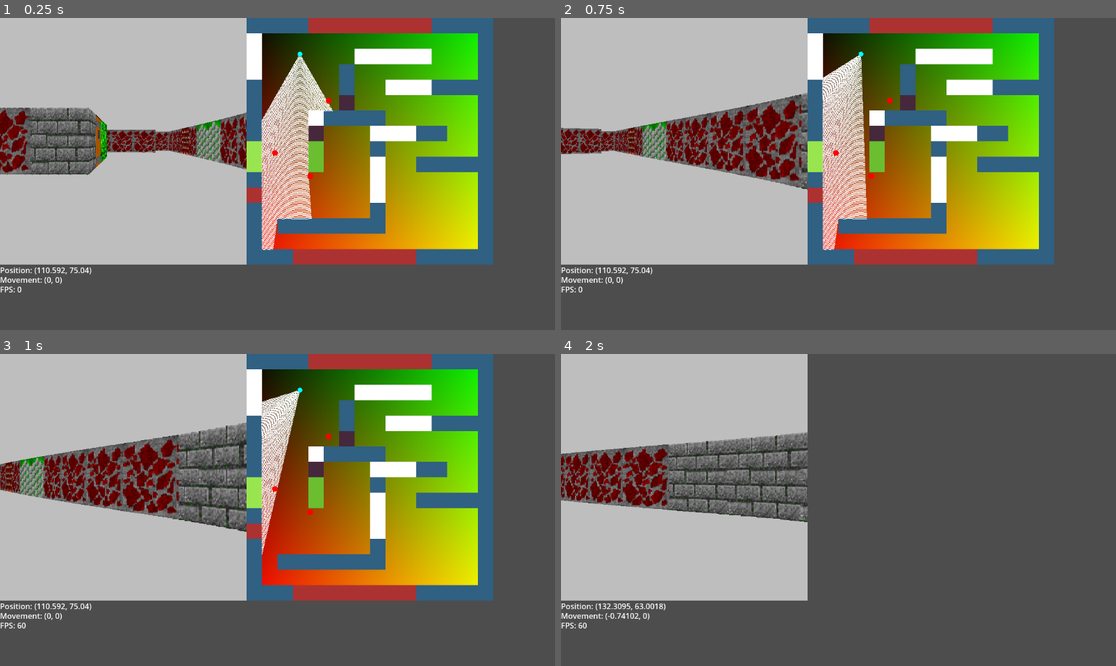
Above: before the commit, frames 1-4 (two rows, left to right).
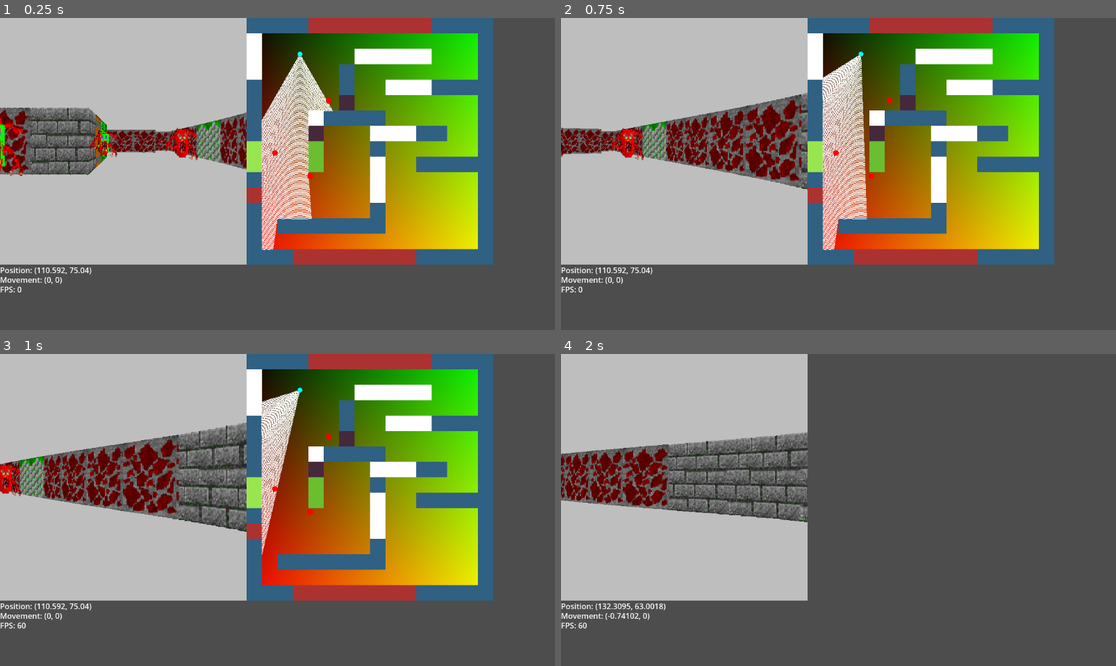
Above: after the commit, the same moments.

Repository: DiabloSerpent/doomTesting
Game: Godot game, scene res://game_window.tscn
Two runs of this game, one before a commit and one after it. Both use one fixed random seed, a clock stepped at 60 frames per second and the inputs below.
Inputs:
- Up to frame 1 (0.25 s): no input
- Up to frame 2 (0.75 s): tap Enter at 0.5 s; hold Right from 0.53 s (still down); tap F at 0.6 s
- Up to frame 3 (1 s): keep holding Right
- Up to frame 4 (2 s): release Right at 1.28 s; hold S from 1.28 s (still down); tap G at 1.35 s

The runs differ from the first frame. In frame 1, 0.8% of the frame differs, in the area x 0-36%, y 32-51%; in frame 2, 0.3%; in frame 3, 0.2%; in frame 4, nothing differs.

Commit message:
Add enemy drawing

Diff:
--- a/src/GameWindow.gd
+++ b/src/GameWindow.gd
@@ -35,6 +35,7 @@
 const ENEMY_TEX_TILE_HEIGHT = 1
 const ENEMY_TEX_WIDTH = ENEMY_TEX_TILE_SIZE * ENEMY_TEX_TILE_WIDTH
 const ENEMY_TEX_HEIGHT = ENEMY_TEX_TILE_SIZE * ENEMY_TEX_TILE_HEIGHT
+const ENEMY_SCALE_UP = 32
 
 #  DISPLAYED IMAGES
 
@@ -49,6 +50,10 @@
 var src_col_data: PackedVector2Array
 var src_tile_data: Array
 var screen_tilemap: Array
+
+var enemy_screen_col_data: Array
+var enemy_src_col_data: Array
+var enemy_sprite_data: Array
 
 #  RENDERING CONSTANTS
 
@@ -182,6 +187,15 @@
 
 	enemy_update.emit(enemy_list)
 
+	# This is not what enemy_screen_col_data is intended for
+	enemy_screen_col_data = PackedVector2Array()
+	enemy_screen_col_data.resize(enemy_list.size() * 2)
+	enemy_screen_col_data.fill(Vector2i(0, 0))
+
+	enemy_src_col_data = PackedVector2Array()
+	enemy_src_col_data.resize(WIN_W)
+	enemy_src_col_data.fill(Vector2i(0, ENEMY_TEX_TILE_HEIGHT))
+
 
 func _input(event):
 	if event.is_action_pressed("ui_cancel"):
@@ -227,6 +241,9 @@
 	# Generate frame information
 	generate_frame()
 
+	# Generate enemy information
+	generate_enemy_draw_data()
+
 	# Update screen
 	queue_redraw()
 
@@ -240,6 +257,26 @@
 		generate_column_raycast(x, angle, gradient_frame)
 
 	gradient_display.set_texture(ImageTexture.create_from_image(gradient_frame))
+
+
+func generate_enemy_draw_data():
+	for e in enemy_list.size():
+		var enemy = enemy_list[e]
+		var sprite_dist = enemy.pos - player.pos
+		var sprite_dir = atan2(sprite_dist.y, sprite_dist.x)  # need rotation guard
+		sprite_dist = sprite_dist.length()
+		var sprite_size = WIN_H / sprite_dist * ENEMY_SCALE_UP
+		var h_offset = (sprite_dir - player.angle) * WIN_W / FOV + (WIN_W - sprite_size) / 2.0
+		var v_offset = (WIN_H - sprite_size) / 2.0
+		var screen_offset = Vector2(h_offset, v_offset)
+		enemy_screen_col_data[2 * e] = screen_offset
+		enemy_screen_col_data[2 * e + 1] = Vector2(sprite_size, sprite_size)
+
+		# sprite_dist = length between player(the camera) and enemy
+		# sprite_dir = angle between player and enemy from origin
+		# displayed_size = screen height / sprite_dist
+		# displayed_center = *math noises*
+		# displayed_offset = (center of screen) - (displayed_size / 2) + displayed_center
 
 
 func _draw():
@@ -250,6 +287,13 @@
 			wall_texture,
 			Rect2(x, screen_col_data[x].x, 1, screen_col_data[x].y),
 			Rect2(src_tile_data[x], src_col_data[x].x, 1, src_col_data[x].y)
+		)
+
+	for e in enemy_list.size():
+		draw_texture_rect_region(
+			enemy_textures,
+			Rect2(enemy_screen_col_data[2*e], enemy_screen_col_data[2*e+1]),
+			Rect2(enemy_list[e].tex_tile * ENEMY_TEX_TILE_SIZE, 0, ENEMY_TEX_TILE_SIZE, ENEMY_TEX_TILE_SIZE)
 		)
 
 
